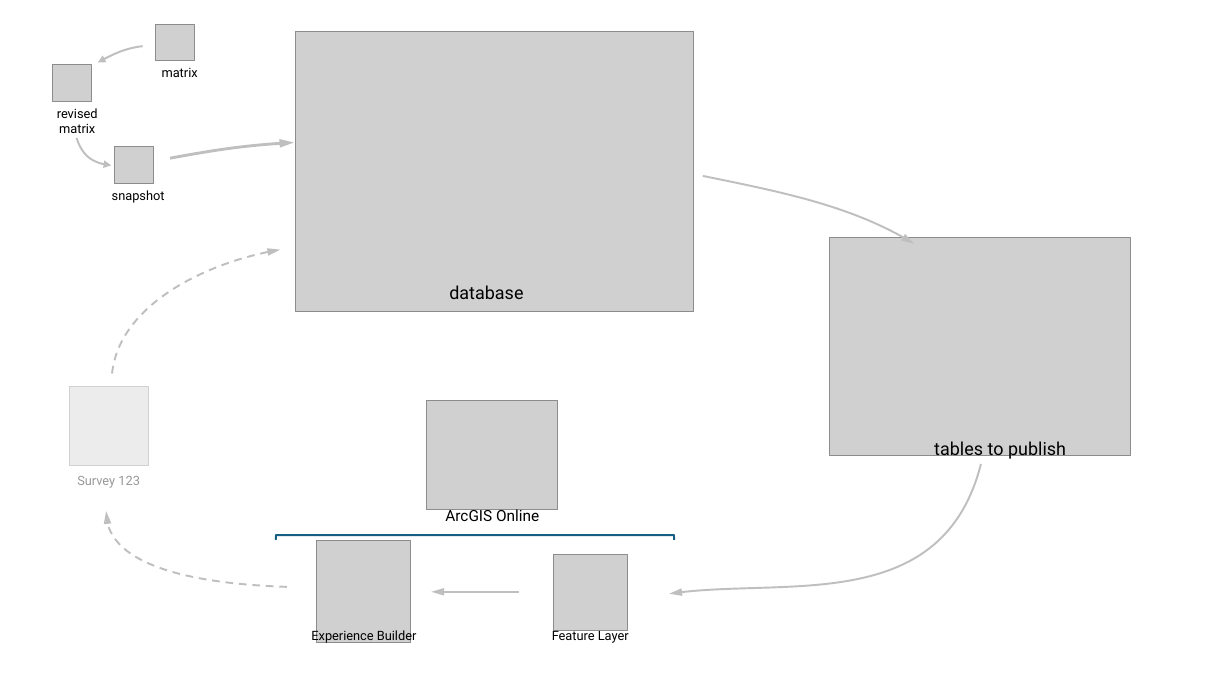
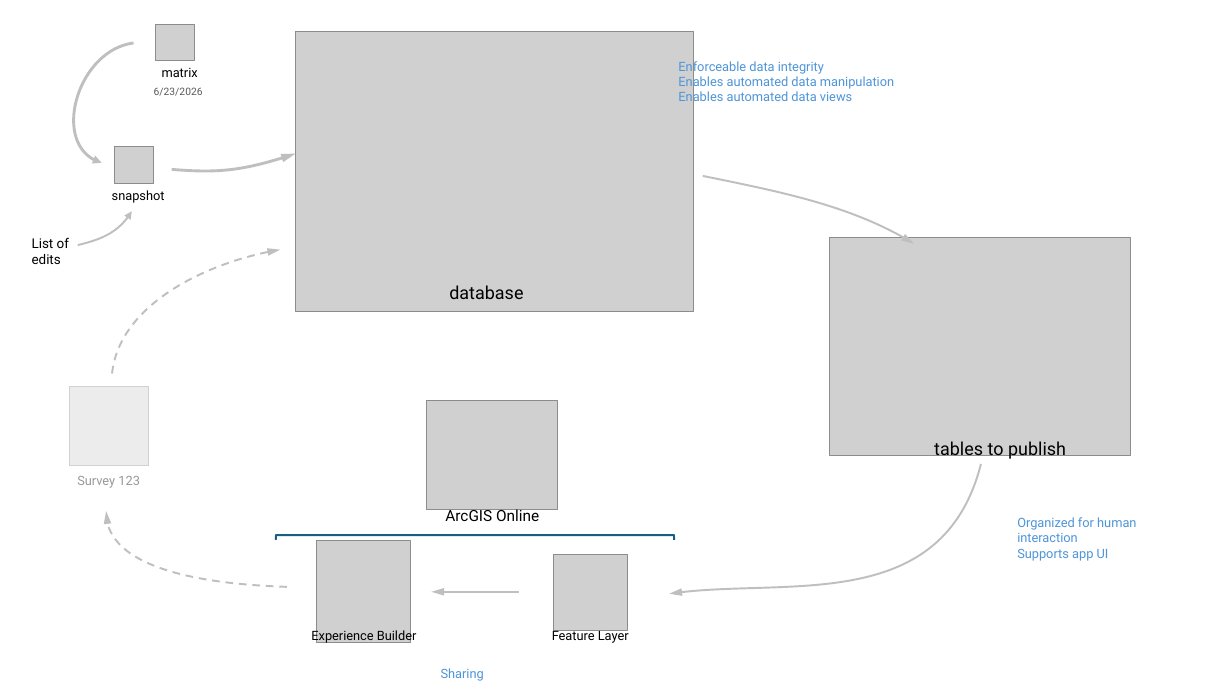
Before and after one commit to WA-Nearshore/seagrass-restoration-processing, a slide deck: slide 10 of docs/seagrass_restoration_storymap_notes.pptx. Drawn at 1232x693 pixels with LibreOffice and Linux fonts; fonts in the diff are those of the drawing; grey boxes stand for pictures. Boxes give left, top, right and bottom in pixels: in the first picture for what was removed or moved away, otherwise in the second. Text is boxed around its words. In the diff, an @@ line names an element or a change of style, - is before the commit and + after.

```diff
--- a/docs/seagrass_restoration_storymap_notes.pptx
+++ b/docs/seagrass_restoration_storymap_notes.pptx
@@ freeform shape added at box(74, 43, 133, 164), outline #BFBFBF 2.25 pt @@
@@ freeform shape removed at box(98, 46, 143, 63) @@
@@ text added at box(678, 59, 894, 105), 10 pt, text #4E95D9 @@
+Enforceable data integrity
+Enables automated data manipulation
+Enables automated data views
@@ picture removed at box(53, 65, 91, 101) @@
@@ text added at box(154, 87, 203, 96), 8 pt, text #595959 @@
+6/23/2026
@@ text removed at box(57, 108, 98, 133) @@
-revised matrix
@@ freeform shape: place and size @@
-freeform shape at box(170, 142, 294, 158)
+freeform shape at box(172, 153, 296, 171)
@@ text added at box(32, 237, 69, 264), 10.5 pt, text #000000 @@
+List of edits
@@ freeform shape: place and size @@
-freeform shape at box(77, 138, 112, 165)
+freeform shape at box(78, 212, 131, 246)
@@ text added at box(1017, 517, 1136, 561), 10 pt, text #4E95D9 @@
+Organized for human interaction
+Supports app UI
@@ text added at box(441, 668, 484, 681), 10 pt, text #4E95D9 @@
+Sharing
```
Also in this commit, not shown: 3 other slides changed, 4 slides added, 1 slide removed, 8 other files.
